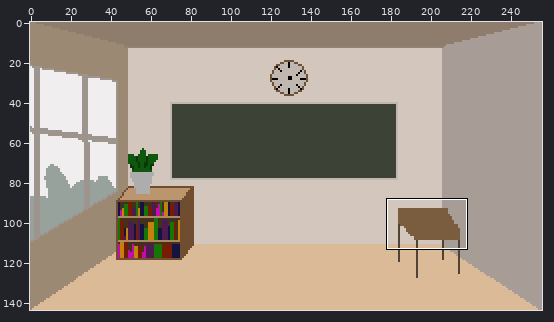
One commit to this pixel-art file: assets/backgrounds/classroom.aseprite. The first picture is a wide view before the edit; the outline marks the close-up.
Close-up. First the earlier version:
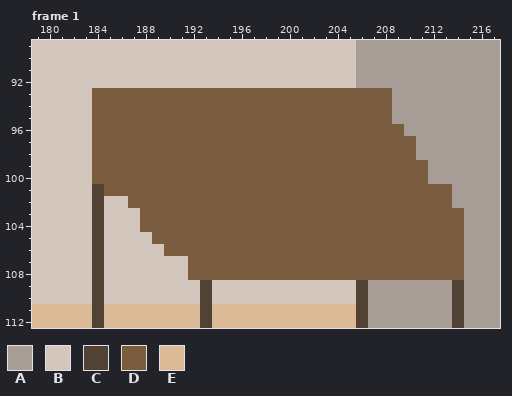
256x144 pixels, 2 frames. Colours within 5 levels of each other are drawn and written as one. Shown: frame 1: x 179..217, y 89..112.
Palette (. is transparent): A #a89d96  B #d3c7bd  C #514233  D #7a5c3f  E #daba97
Pixels before, frame 1, first column x 179:
 89 BBBBBBBBBBBBBBBBBBBBBBBBBBBAAAAAAAAAAAA
 90 BBBBBBBBBBBBBBBBBBBBBBBBBBBAAAAAAAAAAAA
 91 BBBBBBBBBBBBBBBBBBBBBBBBBBBAAAAAAAAAAAA
 92 BBBBBBBBBBBBBBBBBBBBBBBBBBBAAAAAAAAAAAA
 93 BBBBBDDDDDDDDDDDDDDDDDDDDDDDDDAAAAAAAAA
 94 BBBBBDDDDDDDDDDDDDDDDDDDDDDDDDAAAAAAAAA
 95 BBBBBDDDDDDDDDDDDDDDDDDDDDDDDDAAAAAAAAA
 96 BBBBBDDDDDDDDDDDDDDDDDDDDDDDDDDAAAAAAAA
 97 BBBBBDDDDDDDDDDDDDDDDDDDDDDDDDDDAAAAAAA
 98 BBBBBDDDDDDDDDDDDDDDDDDDDDDDDDDDAAAAAAA
 99 BBBBBDDDDDDDDDDDDDDDDDDDDDDDDDDDDAAAAAA
100 BBBBBDDDDDDDDDDDDDDDDDDDDDDDDDDDDAAAAAA
101 BBBBBCDDDDDDDDDDDDDDDDDDDDDDDDDDDDDAAAA
102 BBBBBCBBDDDDDDDDDDDDDDDDDDDDDDDDDDDAAAA
103 BBBBBCBBBDDDDDDDDDDDDDDDDDDDDDDDDDDDAAA
104 BBBBBCBBBDDDDDDDDDDDDDDDDDDDDDDDDDDDAAA
105 BBBBBCBBBBDDDDDDDDDDDDDDDDDDDDDDDDDDAAA
106 BBBBBCBBBBBDDDDDDDDDDDDDDDDDDDDDDDDDAAA
107 BBBBBCBBBBBBBDDDDDDDDDDDDDDDDDDDDDDDAAA
108 BBBBBCBBBBBBBDDDDDDDDDDDDDDDDDDDDDDDAAA
109 BBBBBCBBBBBBBBCBBBBBBBBBBBBCAAAAAAACAAA
110 BBBBBCBBBBBBBBCBBBBBBBBBBBBCAAAAAAACAAA
111 EEEEECEEEEEEEECEEEEEEEEEEEECAAAAAAACAAA
112 EEEEECEEEEEEEECEEEEEEEEEEEECAAAAAAACAAA
And afterwards:
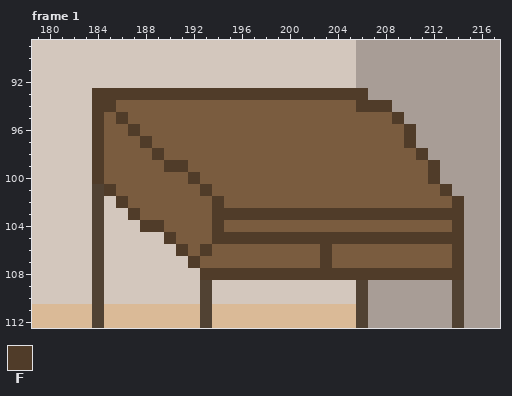
Colours new in this view: F #503c29
Changes in this commit:
{"where": "frame 1"}
{"frame":1,"y":93,"x":184,"old":"DDDDDDDDDDDDDDDDDDDDDDDDD","new":"FFFFFFFFFFFFFFFFFFFFFFFAA"}
{"frame":1,"y":94,"x":184,"old":"DD","new":"FF"}
{"frame":1,"y":94,"x":206,"old":"DDD","new":"FFF"}
{"frame":1,"y":95,"x":184,"old":"D","new":"F"}
{"frame":1,"y":95,"x":186,"old":"D","new":"F"}
{"frame":1,"y":95,"x":209,"old":"A","new":"F"}
{"frame":1,"y":96,"x":184,"old":"D","new":"F"}
{"frame":1,"y":96,"x":187,"old":"D","new":"F"}
{"frame":1,"y":96,"x":210,"old":"A","new":"F"}
{"frame":1,"y":97,"x":184,"old":"D","new":"F"}
{"frame":1,"y":97,"x":188,"old":"D","new":"F"}
{"frame":1,"y":97,"x":210,"old":"D","new":"F"}
{"frame":1,"y":98,"x":184,"old":"D","new":"F"}
{"frame":1,"y":98,"x":189,"old":"D","new":"F"}
{"frame":1,"y":98,"x":211,"old":"A","new":"F"}
{"frame":1,"y":99,"x":184,"old":"D","new":"F"}
{"frame":1,"y":99,"x":190,"old":"DD","new":"FF"}
{"frame":1,"y":99,"x":212,"old":"A","new":"F"}
{"frame":1,"y":100,"x":184,"old":"D","new":"F"}
{"frame":1,"y":100,"x":192,"old":"D","new":"F"}
{"frame":1,"y":100,"x":212,"old":"A","new":"F"}
{"frame":1,"y":101,"x":185,"old":"D","new":"F"}
{"frame":1,"y":101,"x":193,"old":"D","new":"F"}
{"frame":1,"y":101,"x":213,"old":"D","new":"F"}
{"frame":1,"y":102,"x":186,"old":"B","new":"F"}
{"frame":1,"y":102,"x":194,"old":"D","new":"F"}
{"frame":1,"y":102,"x":214,"old":"A","new":"F"}
{"frame":1,"y":103,"x":187,"old":"B","new":"F"}
{"frame":1,"y":103,"x":194,"old":"DDDDDDDDDDDDDDDDDDDDD","new":"FFFFFFFFFFFFFFFFFFFFF"}
{"frame":1,"y":104,"x":188,"old":"DD","new":"FF"}
{"frame":1,"y":104,"x":194,"old":"D","new":"F"}
{"frame":1,"y":104,"x":214,"old":"D","new":"F"}
{"frame":1,"y":105,"x":189,"old":"DD","new":"BF"}
{"frame":1,"y":105,"x":194,"old":"DDDDDDDDDDDDDDDDDDDDD","new":"FFFFFFFFFFFFFFFFFFFFF"}
{"frame":1,"y":106,"x":190,"old":"DD","new":"BF"}
{"frame":1,"y":106,"x":193,"old":"D","new":"F"}
{"frame":1,"y":106,"x":203,"old":"D","new":"F"}
{"frame":1,"y":106,"x":214,"old":"D","new":"F"}
{"frame":1,"y":107,"x":192,"old":"D","new":"F"}
{"frame":1,"y":107,"x":203,"old":"D","new":"F"}
{"frame":1,"y":107,"x":214,"old":"D","new":"F"}
{"frame":1,"y":108,"x":192,"old":"DDDDDDDDDDDDDDDDDDDDDDD","new":"BFFFFFFFFFFFFFFFFFFFFFF"}
